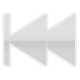
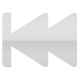
Comparing the layer stacks of the two 80 × 80 images. Changes:
pixels changed over (2, 12, 77, 68) (layer not identified)
